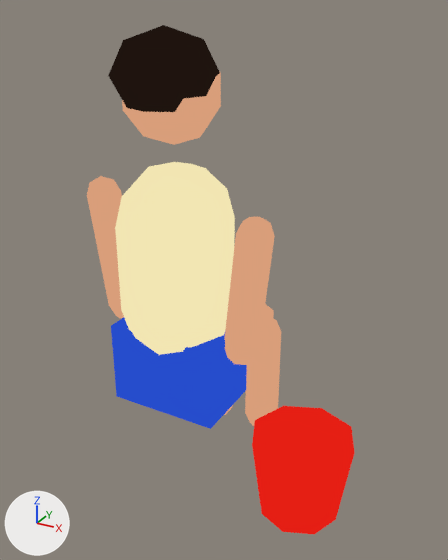
Before and after pictures for a commit that changed the glTF model galeria/modelos/tito_margem.glb.
Both versions are drawn from a camera (50 mm lens) standing at (0.685, -1.341, 1.305) and looking at (-0.042, -0.02, 0.644). Arrows for +X, +Y and +Z are at lower left; the lights stay in place. The picture after the commit comes second. Where no turn or scale is listed for an object, it has been applied to the vertices.

Names of what the first picture shows: '_MeshInstance3D_6208_12', '_MeshInstance3D_6209_11', '_MeshInstance3D_6213_7', '_MeshInstance3D_6214_6', '_MeshInstance3D_6215_5', '_MeshInstance3D_6216_4', '_MeshInstance3D_6217_3', '_MeshInstance3D_6220_0' and 1 more.
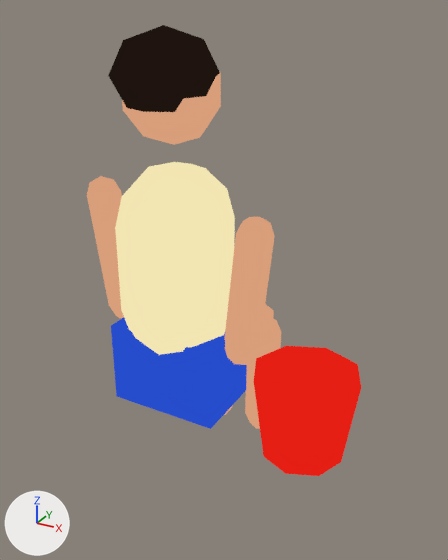
Location of each change, [x1, y1, x2, y2] in pixels of the pictures (448 x 560 px):
'_MeshInstance3D_6220_0', moved
    before: [252, 406, 355, 534]
    after: [254, 346, 361, 476]

What the commit changed:
Object '_MeshInstance3D_6220_0' (ob_meshinstance3d_6220_0) moves from (0.258, -0.168, 0.24) to (0.258, -0.168, 0.42).
